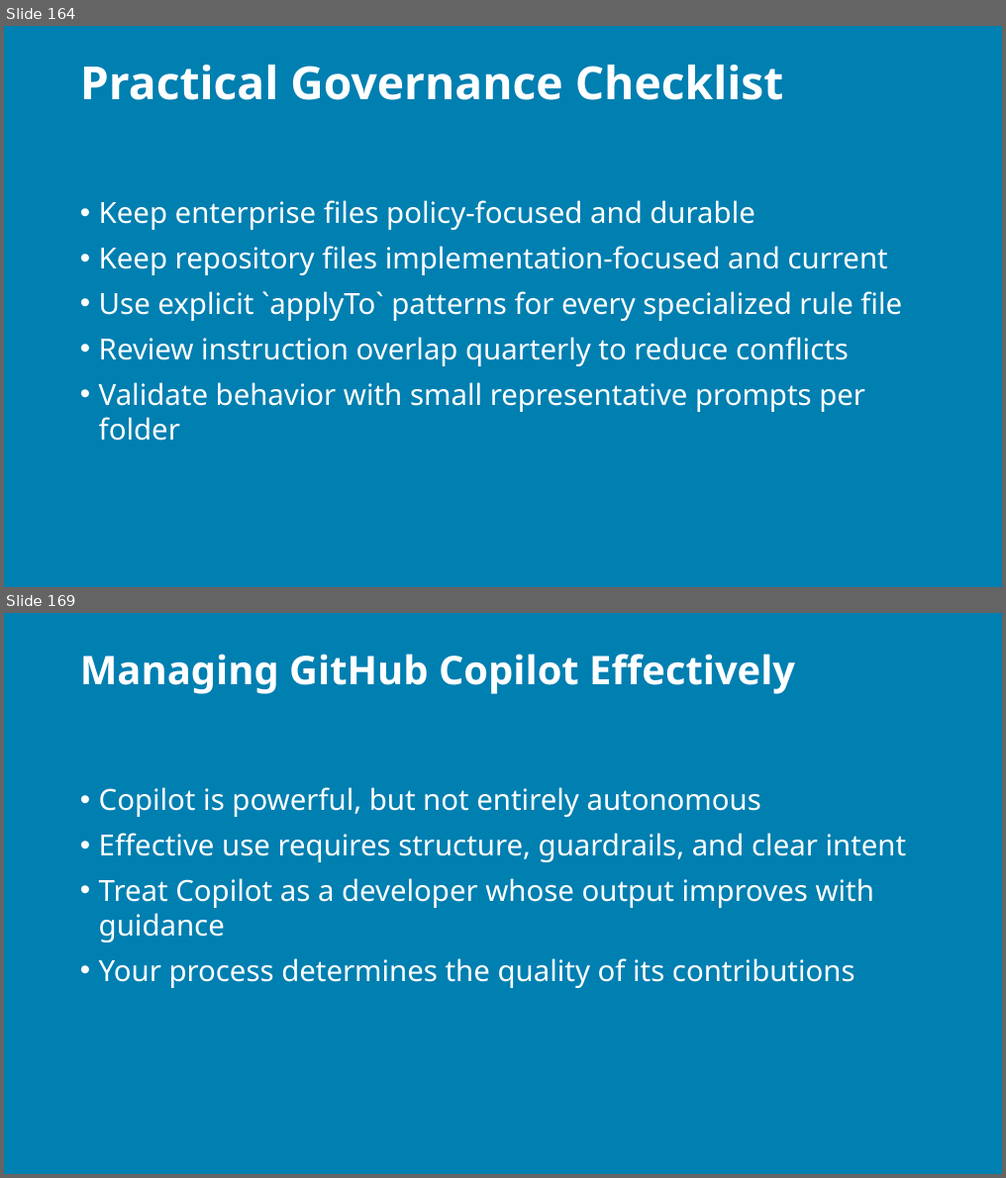
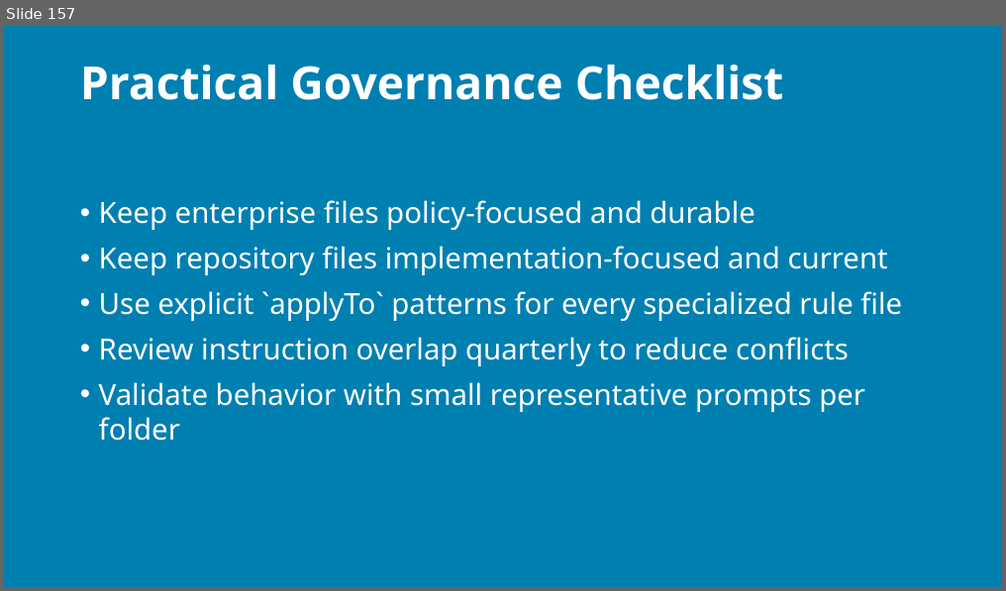
Before and after one commit to j0hnnymiller/AI-Assisted-Software-Development, a slide deck: slides/output/aiasd-311-monday-draft.pptx. Shown one above the other, each under a label of ours: slides 164 and 169 before the commit, slide 157 after it; the slides between them are not shown. The pictures are 1006x1178 and 1006x591 pixels, drawn with LibreOffice and Linux fonts; fonts in the diff are those of the drawing; background and template pictures are left out. Boxes give left, top, right and bottom in pixels: in the first picture for what was removed or moved away, otherwise in the second. Text is boxed around its words. In the diff, an @@ line names an element or a change of style, - is before the commit and + after.

```diff
--- a/slides/output/aiasd-311-monday-draft.pptx
+++ b/slides/output/aiasd-311-monday-draft.pptx
@@ slide 169 removed at [4,613,1002,1174], background picture (left out) @@
@@ title removed at [80,654,795,694] @@
-Managing GitHub Copilot Effectively
@@ text removed at [99,787,907,988] @@
-• Copilot is powerful, but not entirely autonomous
-• Effective use requires structure, guardrails, and clear intent
-• Treat Copilot as a developer whose output improves with guidance
-• Your process determines the quality of its contributions
@@ what was slide 164 is now slide 157 @@
```
Also in this commit, not shown: 130 slides changed, 3 slides added, 24 other slides removed, 31 other files.
